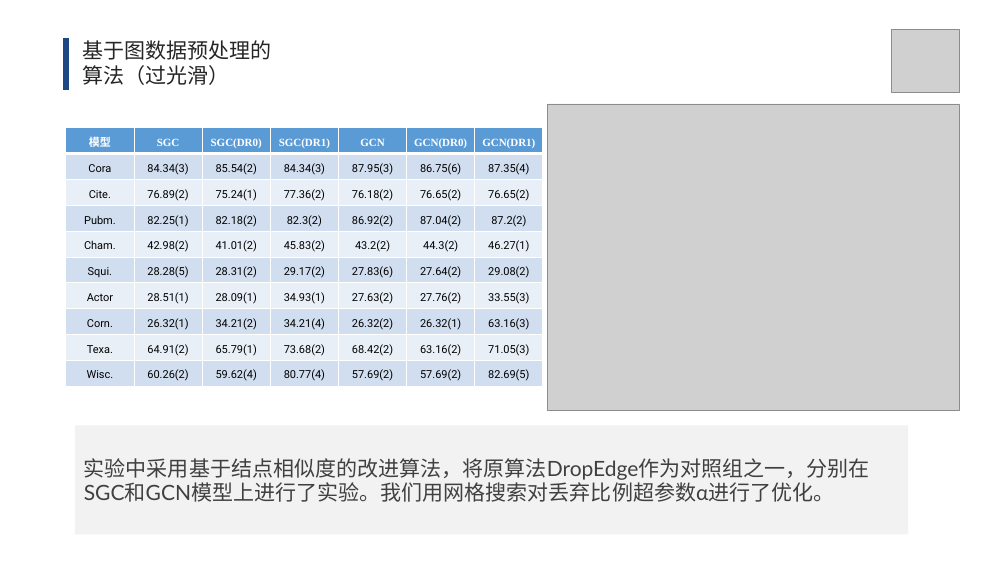
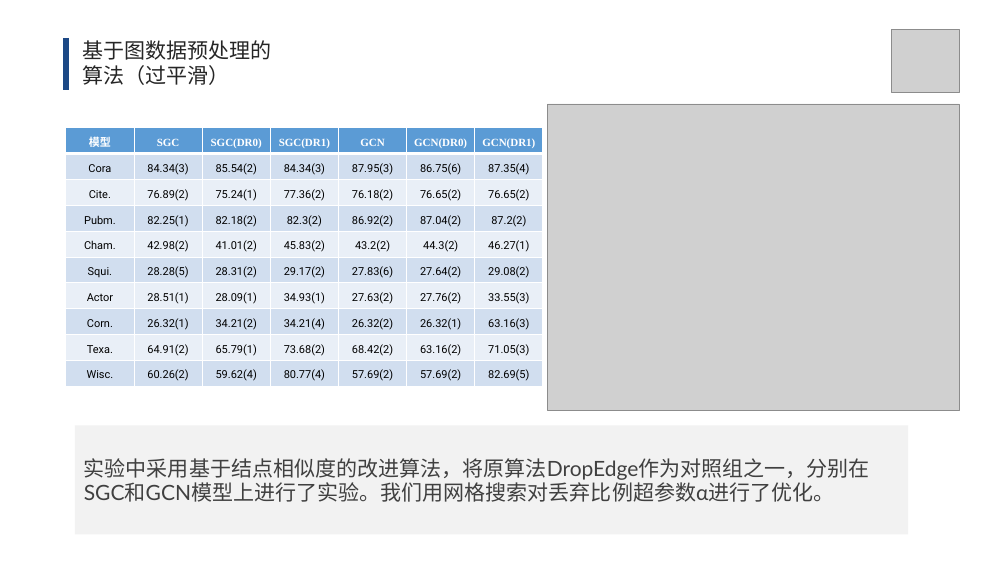
Before and after one commit to lt610/DeepGCN, a slide deck: slide 25 of 毕设提交/ppt/答辩ppt.pptx (slide 24 before the commit). Drawn at 1008x567 pixels with LibreOffice and Linux fonts; fonts in the diff are those of the drawing; grey boxes stand for pictures. Boxes give left, top, right and bottom in pixels: in the first picture for what was removed or moved away, otherwise in the second. Text is boxed around its words. In the diff, an @@ line names an element or a change of style, - is before the commit and + after.

```diff
--- a/毕设提交/ppt/答辩ppt.pptx
+++ b/毕设提交/ppt/答辩ppt.pptx
@@ text at [82,40,271,85]: text changed @@
-基于图数据预处理的算法（过光滑）
+基于图数据预处理的算法（过平滑）
```
Also in this commit, not shown: 7 other slides changed, 1 slide added, 13 slides removed.
